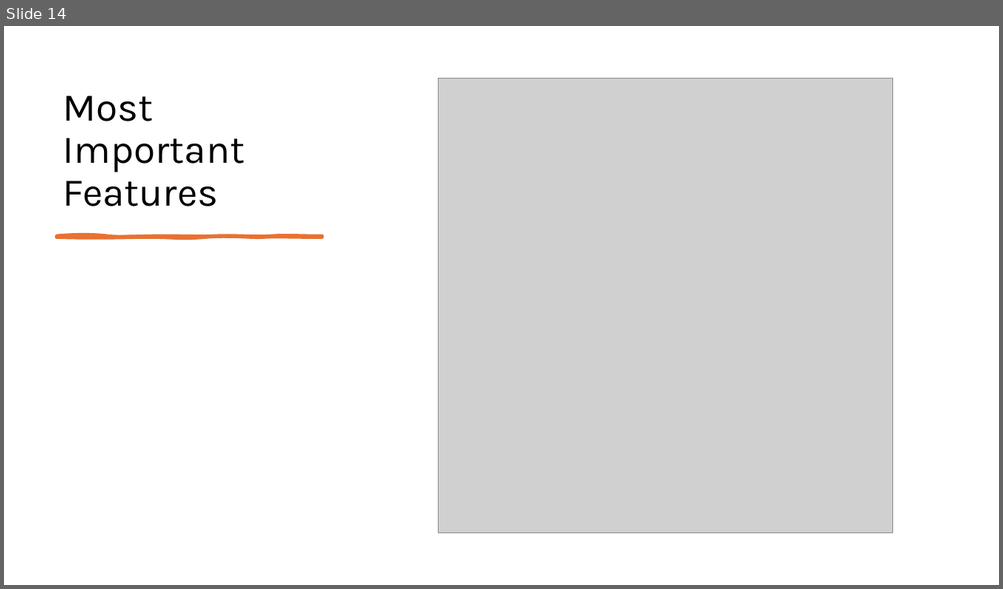
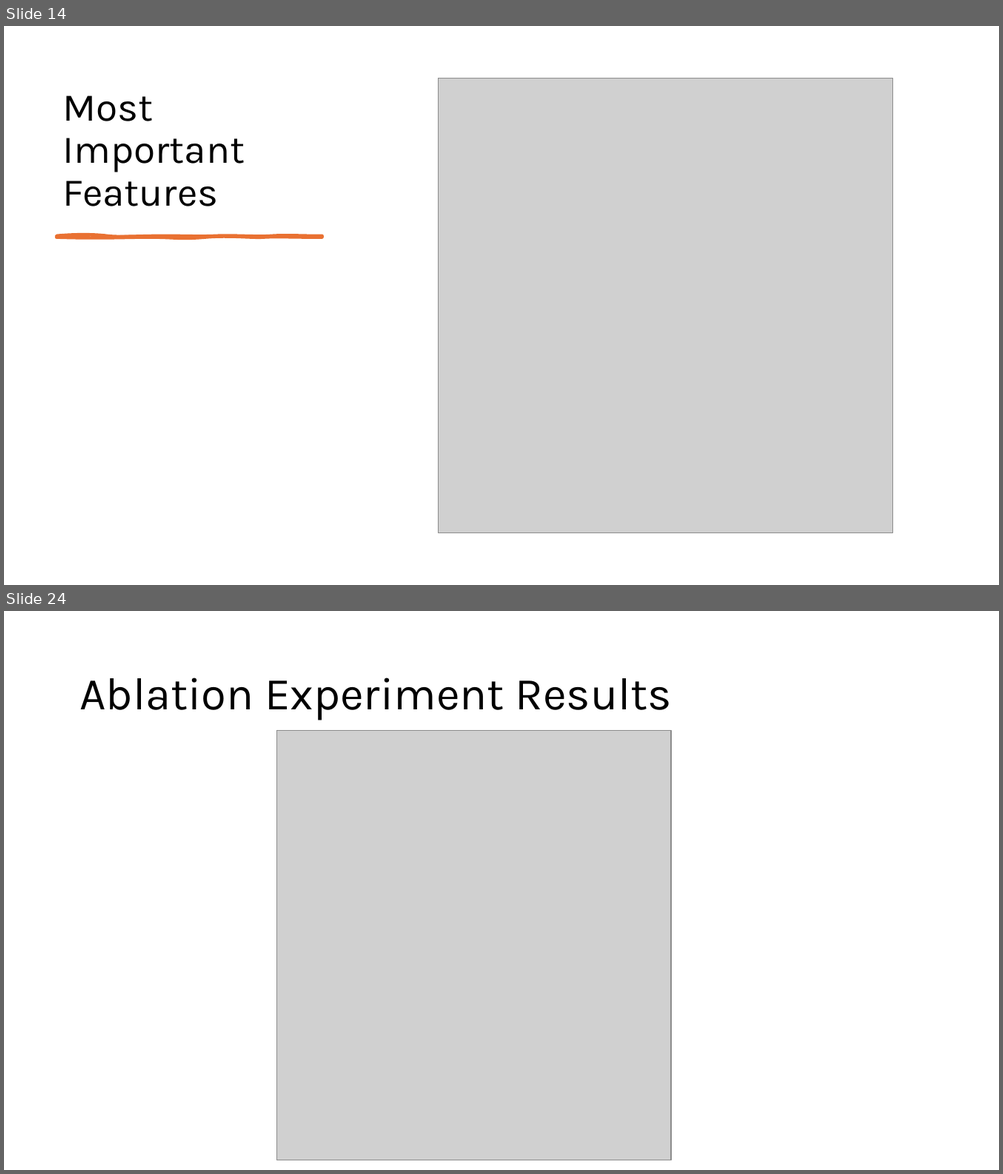
Before and after one commit to jroblar/ndc_evaluation, a slide deck: docs/new_model_updated.pptx. Shown one above the other, each under a label of ours: slide 14 before the commit, slides 14 and 24 after it; the slides between them are not shown. The pictures are 1003x589 and 1003x1174 pixels, drawn with LibreOffice and Linux fonts; fonts in the diff are those of the drawing; grey boxes stand for pictures. Boxes give left, top, right and bottom in pixels: in the first picture for what was removed or moved away, otherwise in the second. Text is boxed around its words. In the diff, an @@ line names an element or a change of style, - is before the commit and + after.

```diff
--- a/docs/new_model_updated.pptx
+++ b/docs/new_model_updated.pptx
@@ slide 24 added at [4,611,999,1170], background #FFFFFF @@
@@ title added at [79,678,672,721], 44 pt, text #000000 @@
+Ablation Experiment Results
@@ picture added at [276,730,671,1161] @@
```
Also in this commit, not shown: 1 slide changed, 22 other slides added, 1 other file.
